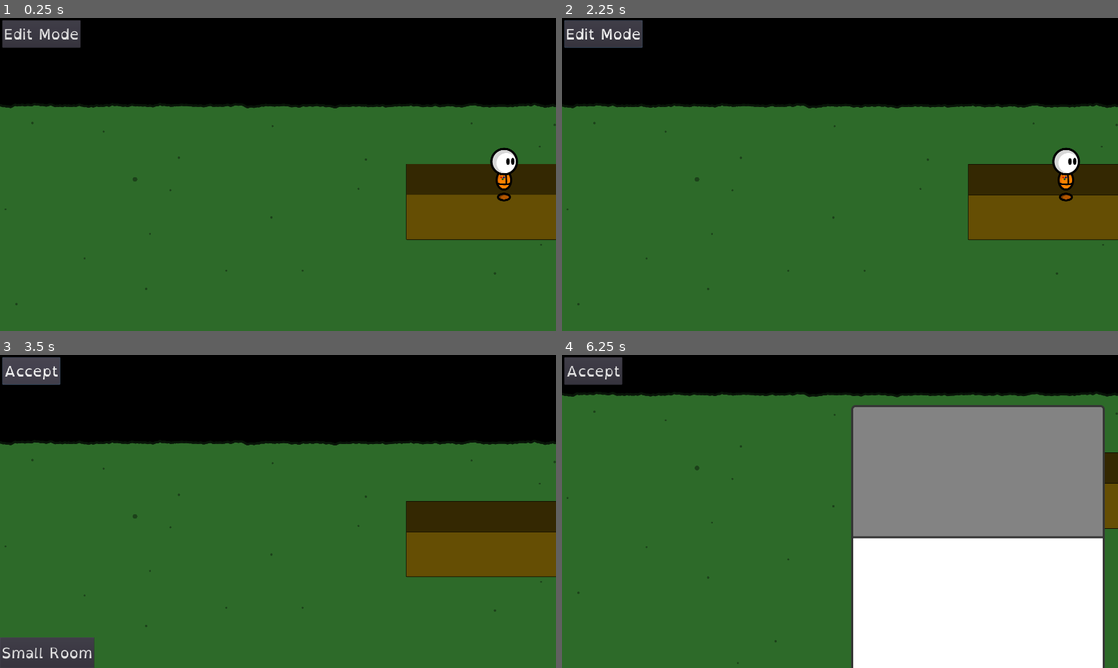
Above: before the commit, frames 1-4 (two rows, left to right).
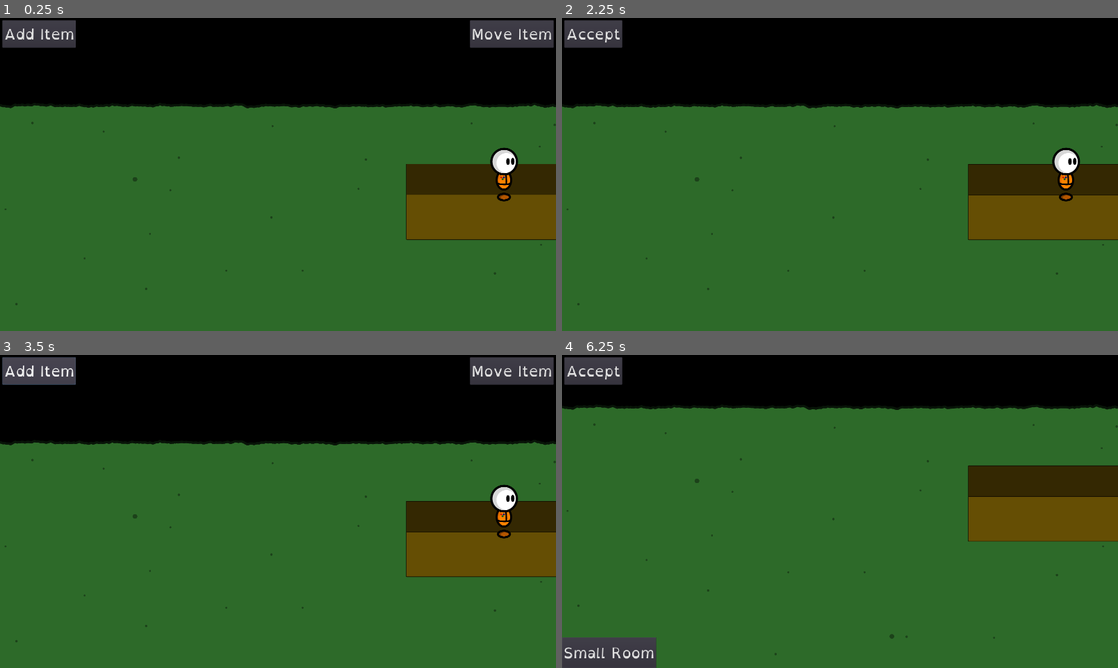
Above: after the commit, the same moments.

Repository: fupicat/szabandoned-0
Game: Godot game, scene res://Scenes/Places/House.tscn
Two runs of this game, one before a commit and one after it. Both use one fixed random seed, a clock stepped at 60 frames per second and the inputs below.
Inputs (mouse positions are in pixels of both pictures, inside the frame that each line leads up to):
- Up to frame 1 (0.25 s): no input
- Up to frame 2 (2.25 s): click "Edit Mode" (after the commit: "Add Item") at 0.5 s; click "Accept" at 1.25 s; click (1073, 33) at 2 s, where only the run after the commit has a clickable "Move Item"
- Up to frame 3 (3.5 s): click "Edit Mode" (after the commit: "Accept") at 2.75 s
- Up to frame 4 (6.25 s): click (606, 652) at 3.5 s, where only the run before the commit has a clickable "Small Room"; tap Enter at 4.25 s; hold Right (right) 4.28-5.03 s; hold X (action) 4.28-5.03 s; tap Tab (mode) at 4.55, 5.1, 6.05 s; tap Space at 5 s; hold Down (down) 5.03-5.78 s; tap X (action) at 5.3 s; hold Right (right) from 5.78 s (still down); hold X (action) from 5.78 s (still down)

The runs differ from the first frame. In frame 1, 1.7% of the frame differs, in the area x 0-100%, y 0-10%; in frame 2, 0.5%; in frame 3, 3.9%; in frame 4, 44%, in the area x 0-100%, y 12-100%.

Commit message:
Move mode GUI

Diff:
--- a/Scenes/Places/House.tscn
+++ b/Scenes/Places/House.tscn
@@ -89,7 +89,6 @@
 shape = SubResource( 2 )
 
 [node name="HouseUI" type="CanvasLayer" parent="."]
-editor/display_folded = true
 script = ExtResource( 5 )
 
 [node name="UI" type="Control" parent="HouseUI"]
@@ -102,7 +101,16 @@
 margin_top = 8.0
 margin_right = 84.0
 margin_bottom = 28.0
-text = "Edit Mode"
+text = "Add Item"
+
+[node name="Move" type="Button" parent="HouseUI/UI"]
+anchor_left = 1.0
+anchor_right = 1.0
+margin_left = -297.0
+margin_top = 8.0
+margin_right = -8.0
+margin_bottom = 102.0
+text = "Move Item"
 
 [node name="Items" type="ScrollContainer" parent="HouseUI/UI"]
 anchor_top = 1.0
@@ -125,4 +133,5 @@
 [connection signal="body_entered" from="Grama/PlacentUp" to="." method="_on_PlacentUp_body_entered"]
 [connection signal="body_exited" from="Grama/PlacentUp" to="." method="_on_PlacentUp_body_exited"]
 [connection signal="pressed" from="HouseUI/UI/Mode" to="HouseUI" method="_on_Mode_pressed"]
+[connection signal="pressed" from="HouseUI/UI/Move" to="HouseUI" method="_on_Move_pressed"]
 [connection signal="pressed" from="HouseUI/UI/Items/H/SmallRoom" to="HouseUI" method="_on_SmallRoom_pressed"]
--- a/Scripts/Places/House.gd
+++ b/Scripts/Places/House.gd
@@ -3,6 +3,7 @@
 var old_xy = Vector2(0, 0)
 var old_col = null
 var edit_mode = false
+var move_mode = false
 var obj = null
 var place_up = true
 var place_down = true
@@ -19,20 +20,11 @@
         $Player.position.y -= 10
 
 func _input(event):
-    if (event.is_action_pressed("action") and edit_mode) or event.is_action_pressed("mode"):
+    if (event.is_action_pressed("action") and edit_mode and !move_mode) or event.is_action_pressed("mode"):
         switch_edit_mode()
-    if event.is_action_pressed('ui_page_up'):
-        var tocando = []
-        for node in get_tree().get_nodes_in_group('Interactable'):
-            if node.on_me:
-                tocando.append(node)
-        var movethis = null
-        for node in tocando:
-            if movethis == null or node.z_index > movethis.z_index:
-                movethis = node
+    if event.is_action_pressed('action') and move_mode:
+        move_obj()
 
-        switch_edit_mode()
-        movethis.move = true
 
 func switch_edit_mode(): # Returns true if switched.
     if edit_mode:
@@ -44,7 +36,7 @@
             print("One of the items could not be placed.")
             return false
 
-        $HouseUI/UI/Mode.text = "Edit Mode"
+        $HouseUI/UI/Mode.text = "Add Item"
         $HouseUI/UI/Items.hide()
         edit_mode = false
         $Player.global_position = old_xy
@@ -52,6 +44,8 @@
         $Player.show()
         $Player/CollisionShape2D.disabled = false
         $Player.position = Vector2(3195, 1522)
+        $HouseUI/UI/Move.show()
+        move_mode = false
     else:
         $HouseUI/UI/Mode.text = "Accept"
         $HouseUI/UI/Items.show()
@@ -62,6 +56,12 @@
         $HouseUI/UI/Items.show()
         for node in get_tree().get_nodes_in_group("Interactable"):
             node.get_node("Col").disabled = true
+
+        if move_mode:
+            $HouseUI/UI/Items.hide()
+            $Player.show()
+        $HouseUI/UI/Move.hide()
+
     return true
 
 func add_placeable(var scene, var collision = true):
@@ -91,3 +91,18 @@
 func _on_PlacentUp_body_exited(body):
     if body == $Player and edit_mode:
         place_up = true
+
+func move_obj():
+    var tocando = []
+    for node in get_tree().get_nodes_in_group('Interactable'):
+        if node.on_me:
+            tocando.append(node)
+    var movethis = null
+    for node in tocando:
+        if movethis == null or node.z_index > movethis.z_index:
+            movethis = node
+
+    if movethis != null:
+        $Player.hide()
+        move_mode = false
+        movethis.move = true
--- a/Scripts/UI/HouseUI.gd
+++ b/Scripts/UI/HouseUI.gd
@@ -8,3 +8,7 @@
 
 func _on_SmallRoom_pressed():
     get_parent().add_placeable(load("res://Scenes/Placeables/SmallRoom.tscn"))
+
+func _on_Move_pressed():
+    get_parent().move_mode = true
+    get_parent().switch_edit_mode()
